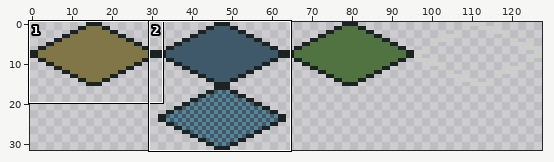
Sprite sheet -- res/img/iso32.png. The picture above shows the old version from afar; the outline marks the close-up.
Close-up. Earlier state:
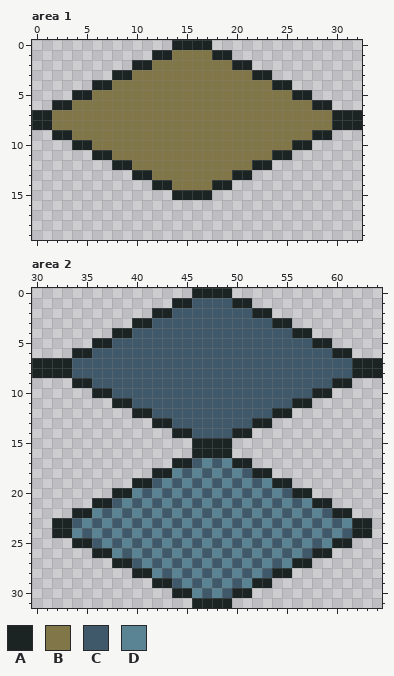
The file is 128x32 pixels. Shown: area 1: x 0..32, y 0..19; area 2: x 30..64, y 0..31. The commit also changed other parts of the picture, which this record leaves out.
Palette (. is transparent): A #1c2323  B #817647  C #40596a  D #5a8393
New version:
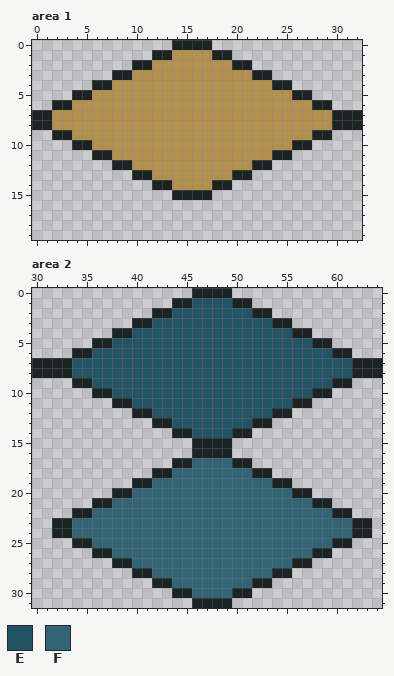
Colours new in this view: E #235465  F #326475
Change:
{"colour":"B","old":"#817647","new":"#b3904d"}
{"where": "area 2"}
{"y":1,"x":46,"old":"CCCC","new":"EEEE"}
{"y":2,"x":44,"old":"CCCCCCCC","new":"EEEEEEEE"}
{"y":3,"x":42,"old":"CCCCCCCCCCCC","new":"EEEEEEEEEEEE"}
{"y":4,"x":40,"old":"CCCCCCCCCCCCCCCC","new":"EEEEEEEEEEEEEEEE"}
{"y":5,"x":38,"old":"CCCCCCCCCCCCCCCCCCCC","new":"EEEEEEEEEEEEEEEEEEEE"}
{"y":6,"x":36,"old":"CCCCCCCCCCCCCCCCCCCCCCCC","new":"EEEEEEEEEEEEEEEEEEEEEEEE"}
{"y":7,"x":34,"old":"CCCCCCCCCCCCCCCCCCCCCCCCCCCC","new":"EEEEEEEEEEEEEEEEEEEEEEEEEEEE"}
{"y":8,"x":34,"old":"CCCCCCCCCCCCCCCCCCCCCCCCCCCC","new":"EEEEEEEEEEEEEEEEEEEEEEEEEEEE"}
{"y":9,"x":36,"old":"CCCCCCCCCCCCCCCCCCCCCCCC","new":"EEEEEEEEEEEEEEEEEEEEEEEE"}
{"y":10,"x":38,"old":"CCCCCCCCCCCCCCCCCCCC","new":"EEEEEEEEEEEEEEEEEEEE"}
{"y":11,"x":40,"old":"CCCCCCCCCCCCCCCC","new":"EEEEEEEEEEEEEEEE"}
{"y":12,"x":42,"old":"CCCCCCCCCCCC","new":"EEEEEEEEEEEE"}
{"y":13,"x":44,"old":"CCCCCCCC","new":"EEEEEEEE"}
{"y":14,"x":46,"old":"CCCC","new":"EEEE"}
{"y":17,"x":46,"old":"CDCD","new":"FFFF"}
{"y":18,"x":44,"old":"DCDCDCDC","new":"FFFFFFFF"}
{"y":19,"x":42,"old":"CDCDCDCDCDCD","new":"FFFFFFFFFFFF"}
{"y":20,"x":40,"old":"DCDCDCDCDCDCDCDC","new":"FFFFFFFFFFFFFFFF"}
{"y":21,"x":38,"old":"CDCDCDCDCDCDCDCDCDCD","new":"FFFFFFFFFFFFFFFFFFFF"}
{"y":22,"x":36,"old":"DCDCDCDCDCDCDCDCDCDCDCDC","new":"FFFFFFFFFFFFFFFFFFFFFFFF"}
{"y":23,"x":34,"old":"CDCDCDCDCDCDCDCDCDCDCDCDCDCD","new":"FFFFFFFFFFFFFFFFFFFFFFFFFFFF"}
{"y":24,"x":34,"old":"DCDCDCDCDCDCDCDCDCDCDCDCDCDC","new":"FFFFFFFFFFFFFFFFFFFFFFFFFFFF"}
{"y":25,"x":36,"old":"CDCDCDCDCDCDCDCDCDCDCDCD","new":"FFFFFFFFFFFFFFFFFFFFFFFF"}
{"y":26,"x":38,"old":"DCDCDCDCDCDCDCDCDCDC","new":"FFFFFFFFFFFFFFFFFFFF"}
{"y":27,"x":40,"old":"CDCDCDCDCDCDCDCD","new":"FFFFFFFFFFFFFFFF"}
{"y":28,"x":42,"old":"DCDCDCDCDCDC","new":"FFFFFFFFFFFF"}
{"y":29,"x":44,"old":"CDCDCDCD","new":"FFFFFFFF"}
{"y":30,"x":46,"old":"DCDC","new":"FFFF"}
{"label":"changed","picture_box":[52,50,332,190]}
{"label":"changed","picture_box":[72,298,352,598]}
